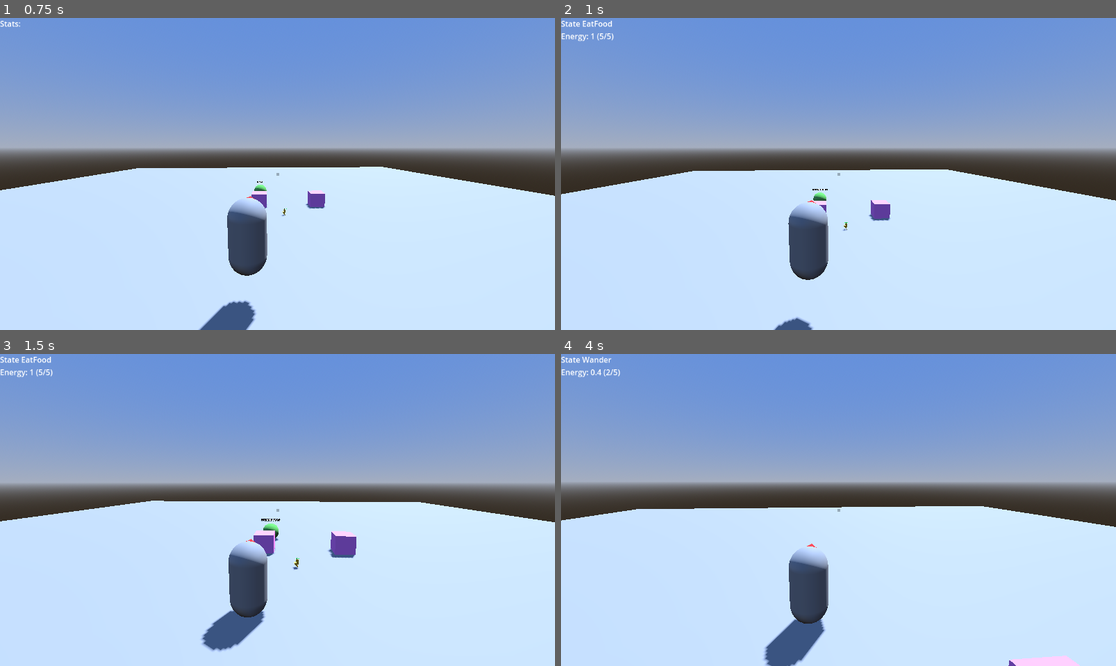
Above: before the commit, frames 1-4 (two rows, left to right).
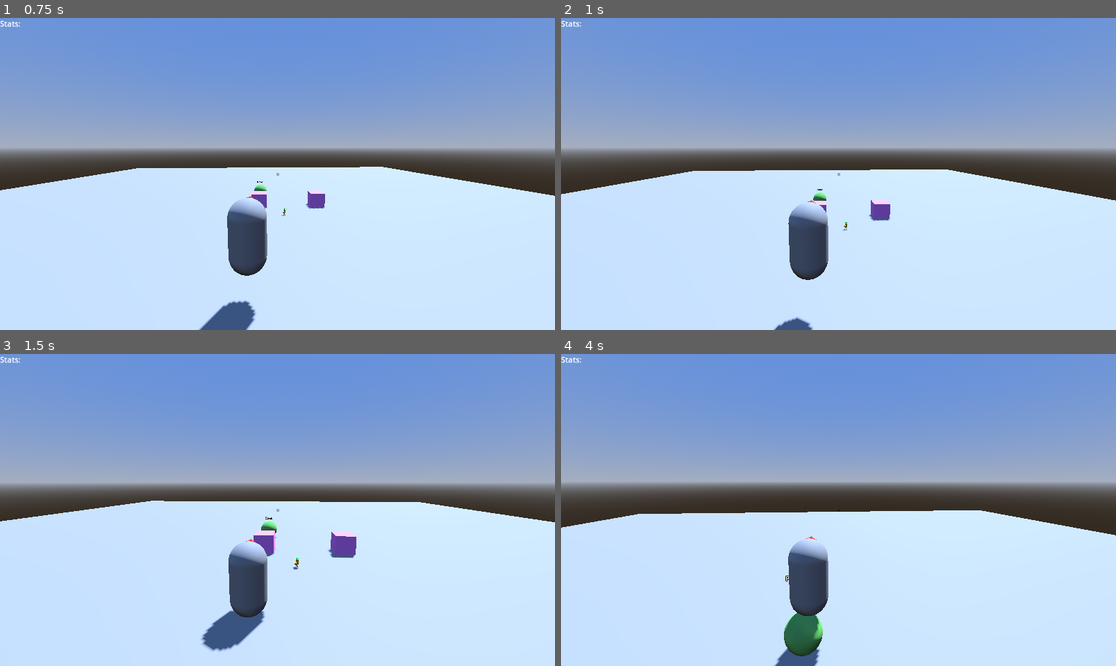
Above: after the commit, the same moments.

Repository: TrevorWM/BuddyGame
Game: Godot game, scene res://scenes/world.tscn
Same seed, same stepped clock (60 frames per second), same inputs: the game is played once before the commit and once after it.
Inputs (mouse positions are in pixels of both pictures, inside the frame that each line leads up to):
- Up to frame 1 (0.75 s): tap Enter (ui_accept) at 0.5 s; move the mouse to (305, 174) at 0.52 s; hold W (move_forward) from 0.53 s (still down); click (305, 174) at 0.6 s
- Up to frame 2 (1 s): keep holding W (move_forward); tap Enter (ui_accept) at 0.77 s
- Up to frame 3 (1.5 s): keep holding W (move_forward); move the mouse to (249, 510) at 1.27 s; tap F (interact) at 1.35 s
- Up to frame 4 (4 s): keep holding W (move_forward); tap Enter (ui_accept) at 1.52, 3.02, 3.77 s; move the mouse to (849, 503) at 2.02 s; click (849, 503) at 2.1 s; move the mouse to (832, 516) at 2.77 s; tap F (interact) at 2.85 s; move the mouse to (877, 513) at 3.52 s; click (877, 513) at 3.6 s

Frame 1 is identical in both runs. In frame 2, 0.2% of the frame differs, in the area x 0-49%, y 0-56%; in frame 3, 0.3%; in frame 4, 4.0%, in the area x 0-100%, y 0-100%.
Error after the commit: Trying to assign value of type 'ai_eat_food.gd' to a variable of type 'utility_action.gd'. (res://scripts/utility_ai/utility_agent.gd:64)

Commit message:
Start of UtilityAction setup

Diff:
--- /dev/null
+++ b/scenes/action_wander.gd
@@ -0,0 +1,9 @@
+class_name ActionWander
+extends UtilityAction
+
+func perform_action(buddy: Buddy) -> void:
+	if buddy.navigation_agent.is_navigation_finished():
+		buddy.set_movement_target(buddy.get_random_nearby_position())
+
+	buddy.state_text.text = "WANDER"
+	buddy.stats.energy -= 1
--- a/scenes/buddy.tscn
+++ b/scenes/buddy.tscn
@@ -12,6 +12,7 @@
 [ext_resource type="Script" path="res://scripts/utility_ai/considerations/ai_pickup_food.gd" id="9_ybsjr"]
 [ext_resource type="PackedScene" uid="uid://c7746pmtfhu71" path="res://scenes/components/grabber_component.tscn" id="11_ggtbr"]
 [ext_resource type="PackedScene" uid="uid://cwlout84uhhks" path="res://scenes/components/buddy_interactor_component.tscn" id="12_2ydgd"]
+[ext_resource type="Script" path="res://scenes/action_wander.gd" id="13_swp3t"]
 
 [sub_resource type="StandardMaterial3D" id="StandardMaterial3D_01pmt"]
 resource_local_to_scene = true
@@ -156,6 +157,9 @@
 transform = Transform3D(1, 0, 0, 0, 1, 0, 0, 0, 1, 0, -0.0512695, -0.561401)
 shape = SubResource("BoxShape3D_yjoof")
 
+[node name="Wander" type="Node" parent="."]
+script = ExtResource("13_swp3t")
+
 [connection signal="timeout" from="UtilityAgent/ScoreUpdateTimer" to="UtilityAgent" method="_on_score_update_timer_timeout"]
 
 [editable path="InteractableComponent"]
--- /dev/null
+++ b/scripts/utility_ai/utility_action.gd
@@ -0,0 +1,25 @@
+class_name UtilityAction
+extends Node
+
+@export_group("Action Options")
+@export var category: UtilityAgent.CATEGORY
+@export var must_complete: bool
+
+@export_group("Targeting Options")
+@export var requires_target: bool
+@export var target_group: String
+
+var is_complete: bool = false
+var has_target: bool = false
+var target_list: Array = []
+
+func perform_action(_buddy: Buddy) -> void:
+	print("No override action set for " + name)
+
+func get_action_score() -> float:
+	var action_score: float = 0.0
+	var child = get_child(0)
+
+	if child is UtilityConsideration or child is UtilityAggregator:
+			action_score = child.get_score()
+	return action_score
--- a/scripts/utility_ai/utility_agent.gd
+++ b/scripts/utility_ai/utility_agent.gd
@@ -7,7 +7,7 @@
 signal scores_updated
 
 var scores: Dictionary
-var current_action: AIAction
+var current_action: UtilityAction
 
 enum CATEGORY{
 	DEFAULT = 1,
@@ -27,7 +27,7 @@
 
 func update_scores() -> void:
 	for child in get_children():
-		if child is UtilityConsideration or child is UtilityAggregator:
+		if child is UtilityAction:
 			scores[child.name] = child.get_score()
 
 func _on_score_update_timer_timeout():
@@ -61,6 +61,6 @@
 			current_action.activate_behaviour(buddy)
 			return
 
-	var utility_action: AIAction = get_node(get_random_top_score_in_range(0.15))
+	var utility_action: UtilityAction = get_node(get_random_top_score_in_range(0.15))
 	current_action = utility_action
-	current_action.activate_behaviour(buddy)
+	current_action.perform_action(buddy)
Not shown: 1 places in scenes/buddy.tscn that only renumber resources
